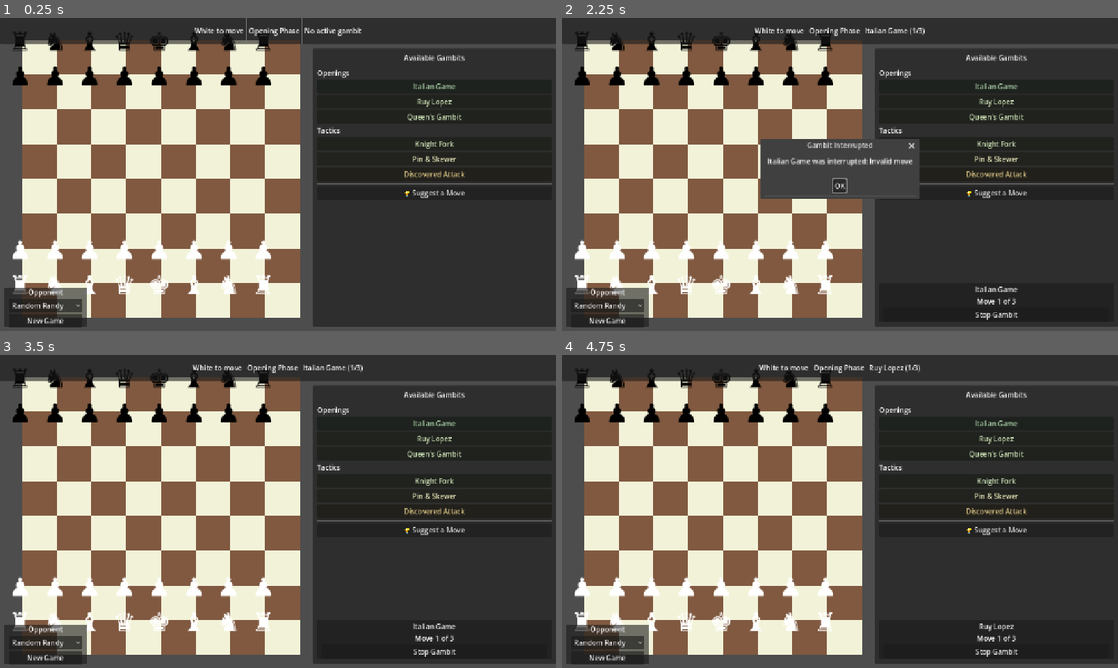
Above: before the commit, frames 1-4 (two rows, left to right).
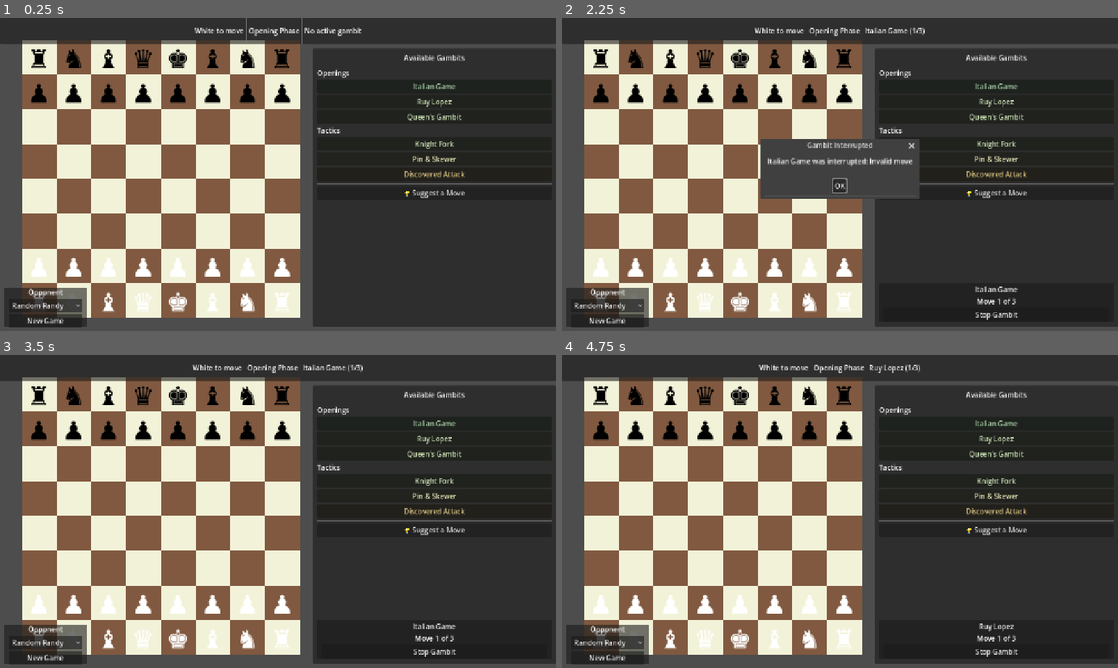
Above: after the commit, the same moments.

Repository: Innomen/Pawn
Game: Godot game, scene res://scenes/main.tscn
Two runs of this game, one before a commit and one after it. Both use one fixed random seed, a clock stepped at 60 frames per second and the inputs below.
Inputs:
- Up to frame 1 (0.25 s): no input
- Up to frame 2 (2.25 s): click "New Game" at 0.5 s; click "New Game" at 1.25 s; click "Italian Game" at 2 s
- Up to frame 3 (3.5 s): click "OK" at 2.75 s
- Up to frame 4 (4.75 s): click "Ruy Lopez" at 3.5 s; click "OK" at 4.25 s

The runs differ from the first frame. In frame 1, 6.3% of the frame differs, in the area x 2-53%, y 4-94%; in frame 2, 6.3%; in frame 3, 6.3%; in frame 4, 6.3%.
Error in both runs: Invalid assignment of property or key 'syntax_highlighter' with value of type 'CodeHighlighter' on a base object of type 'RichTextLabel'. (res://src/ui/debug_c…

Commit message:
Fix piece alignment - center pieces on squares
- BoardView now positions pieces at square center (added +40, +40 offset)
- animate_move also centers pieces on target square
- PieceSprite label positioned to center on the piece node

Pieces should now be centered on their squares instead of offset

Diff:
--- a/src/ui/board_view.gd
+++ b/src/ui/board_view.gd
@@ -48,7 +48,8 @@
     var piece = piece_scene.instantiate()
 
     piece.setup(piece_data)
-    piece.position = _board_to_pixel(pos)
+    # Center piece on square (square_size / 2 = 40)
+    piece.position = _board_to_pixel(pos) + Vector2(square_size / 2, square_size / 2)
     piece.clicked.connect(_on_piece_clicked)
 
     piece.name = "Piece_" + str(pos.x) + "_" + str(pos.y)
@@ -124,8 +125,8 @@
 func animate_move(move: Dictionary):
     var piece_node = pieces_node.get_node_or_null("Piece_" + str(move.from.x) + "_" + str(move.from.y))
     if piece_node:
-        # Animate to new position
-        var target_pos = _board_to_pixel(move.to)
+        # Animate to new position (centered on square)
+        var target_pos = _board_to_pixel(move.to) + Vector2(square_size / 2, square_size / 2)
 
         # Remove captured piece if any
         var captured = pieces_node.get_node_or_null("Piece_" + str(move.to.x) + "_" + str(move.to.y))
--- a/src/ui/piece_sprite.gd
+++ b/src/ui/piece_sprite.gd
@@ -40,11 +40,11 @@
     label.horizontal_alignment = HORIZONTAL_ALIGNMENT_CENTER
     label.vertical_alignment = VERTICAL_ALIGNMENT_CENTER
     label.add_theme_font_size_override("font_size", 60)
+    label.custom_minimum_size = Vector2(80, 80)
 
-    # This is a workaround - in a real implementation, you'd render to a texture
-    # For now, we'll just use the label as a child
+    # Center the label on the square (relative to parent Sprite2D center)
     add_child(label)
-    label.position = Vector2(-30, -40)
+    label.position = Vector2(-40, -40)  # Offset by half the label size to center it
 
 func _setup_click_area():
     var area = Area2D.new()
